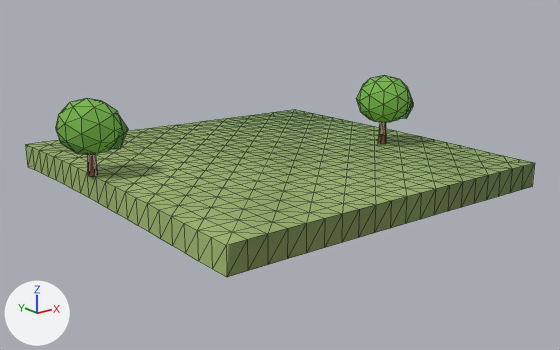
What one commit did to the glTF model client/public/models/chunks/1_3.glb.
Both versions are drawn from a 50 mm camera at (6.8, -153.9, 18.8) aimed at (44.4, -106.8, 0.0). Arrows for +X, +Y and +Z are at lower left; the lights stay in place. The older version comes first. Mesh edges are drawn as thin lines. Vertices at exactly the same position are counted once.

Objects in the first picture: 'scenery', 'terrain'.
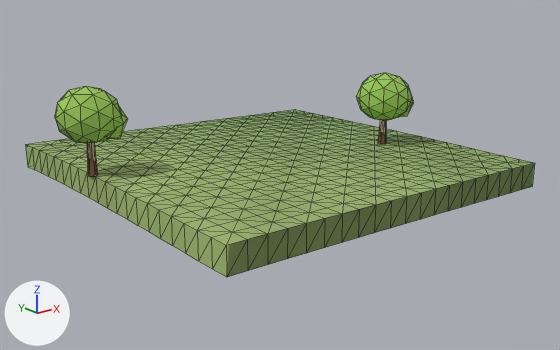
Edits to the bpy script that builds the scene:
```text
Change me_scenery:
    used by ob_scenery; location = (0.0, 0.0, 0.0)
    before: 66 (30.0, -103.2, 4.7), 68 (30.2, -103.1, 4.7), 70 (30.1, -102.8, 4.7), 72 (29.9, -102.8, 4.7), 74 (29.8, -103.1, 4.7)
    before: 76 (30.0, -103.0, 4.7)
    remove me_scenery.from_pydata(...)  # 132 vertices, 240 faces; spans x 27.7..57.7, y -110.3..-100.8, z 1.1..7.6
    add me_scenery.from_pydata(...)  # 132 vertices, 240 faces; spans x 27.7..57.7, y -110.3..-100.8, z 1.1..8.4
    me_scenery part 1: the loose piece of 42 vertices spanning x 27.7..32.3, y -105.2..-100.8, z 3.4..7.6 is moved by (0.0, 0.0, 0.9)
    me_scenery part 2: the loose piece of 12 vertices spanning x 29.7..32.7, y -104.9..-102.1, z 3.7..6.4 is moved by (0.0, 0.0, 0.8)
    me_scenery part 3
    add for i in [66, 68, 70, 72, 74, 76]: me_scenery.vertices[i].co += Vector((0.0, 0.0, 0.7))
    me_scenery part 4: 200 faces centred in x 27.9..57.3, y -110.1..-100.9, z 3.2..7.3 are repainted in the vertex colours; the middle colour goes from green #77b44c to green #99c659
    other edits to the shape of me_scenery do not show in these pictures
```

Where the change shows, as pixel boxes (x1, y1, x2, y2) in the pictures (560 x 350 px; the box of a moved part takes in the faces that stretch with it):
'scenery', reshaped, recoloured
    before: (56, 75, 413, 177)
    after: (55, 73, 413, 177)
part 1 of me_scenery, moved or reshaped
    before: (56, 98, 121, 155)
    after: (55, 86, 122, 143)
part 2 of me_scenery, moved or reshaped
    before: (111, 114, 128, 149)
    after: (108, 103, 128, 139)
part 3 of me_scenery, moved or reshaped
    before: (88, 155, 98, 177)
    after: (87, 143, 98, 177)
part 4 of me_scenery, recoloured
    before: (56, 75, 413, 155)
    after: (55, 73, 413, 143)
